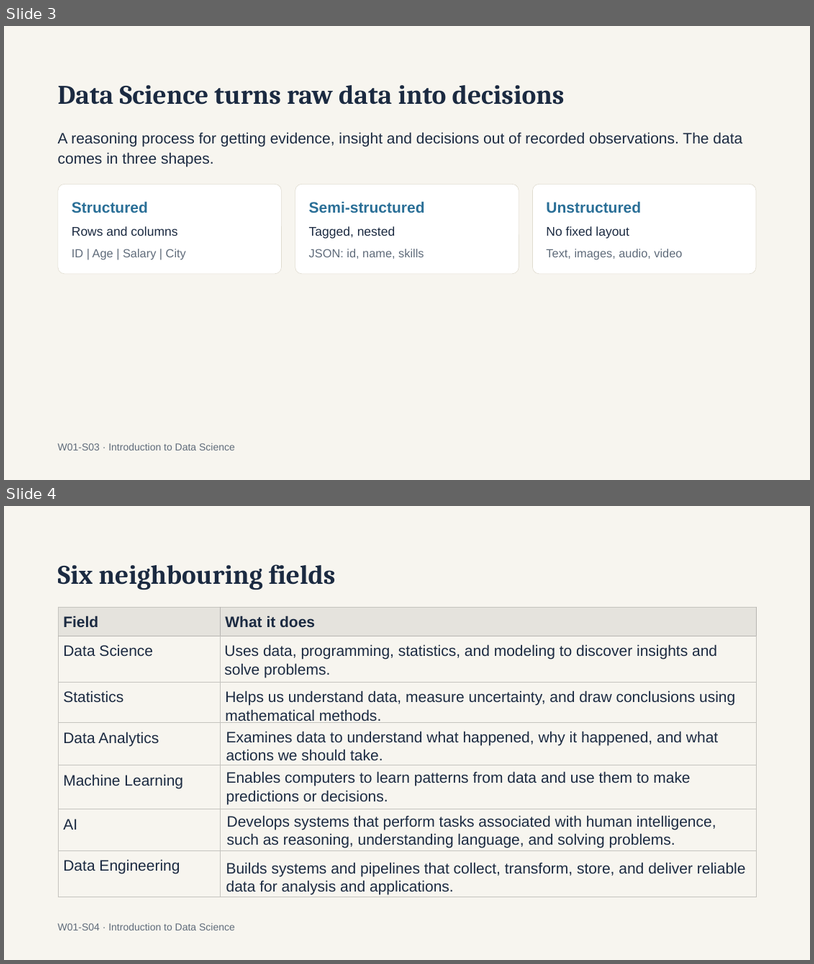
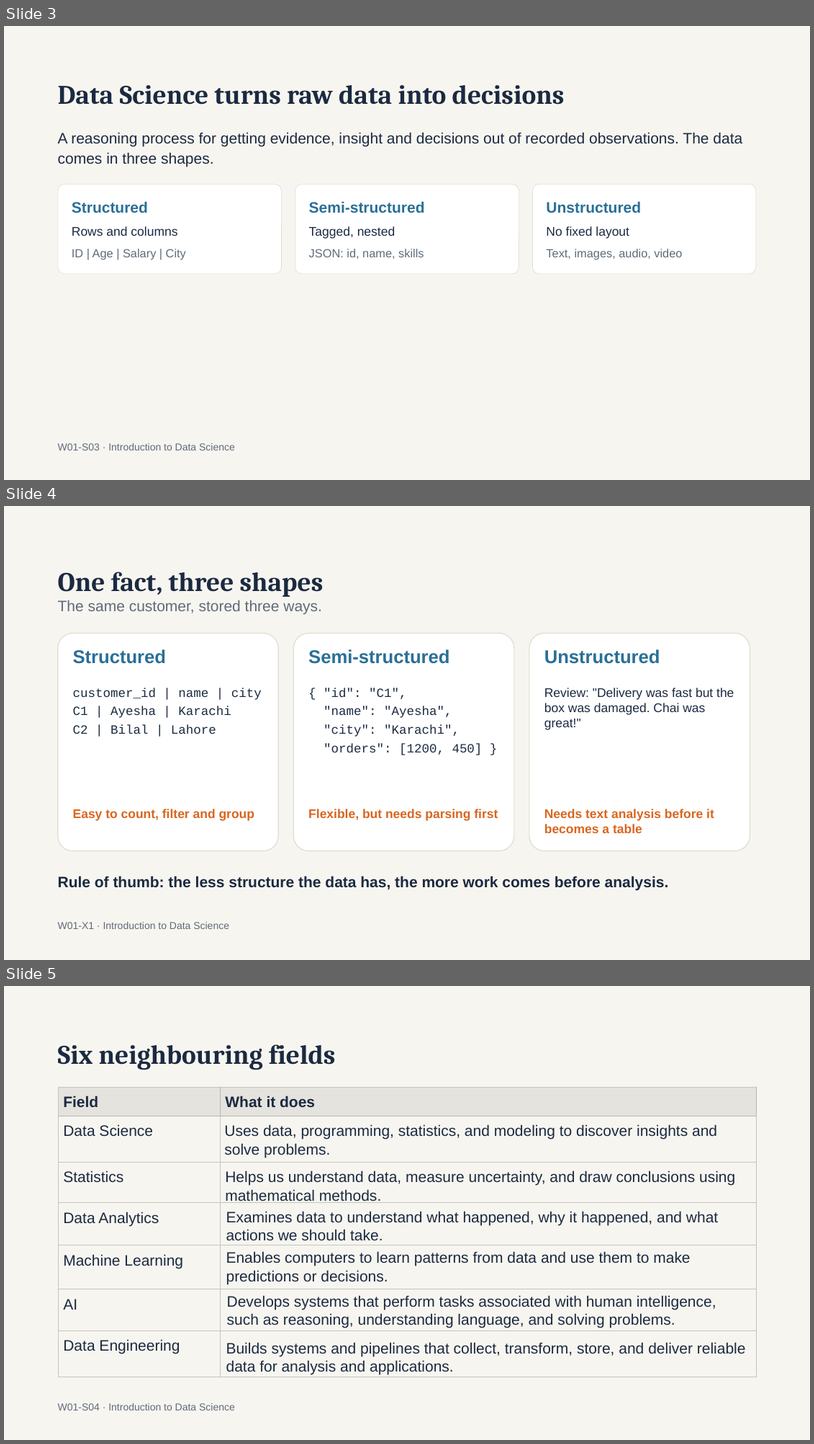
Before and after one commit to a6dulrauf/introduction-to-data-science-fall26, a slide deck: week 1/Intro to Data Science — Week 1 What Is Data Science.pptx. Shown one above the other, each under a label of ours: slides 3 and 4 before the commit, slides 3, 4 and 5 after it. The pictures are 814x964 and 814x1444 pixels, drawn with LibreOffice and Linux fonts; fonts in the diff are those of the drawing. Boxes give left, top, right and bottom in pixels: in the first picture for what was removed or moved away, otherwise in the second. Text is boxed around its words. In the diff, an @@ line names an element or a change of style, - is before the commit and + after.

```diff
--- a/week 1/Intro to Data Science — Week 1 What Is Data Science.pptx
+++ b/week 1/Intro to Data Science — Week 1 What Is Data Science.pptx
@@ slide 4 added at bbox=[4, 506, 810, 960], background #F7F5EF @@
@@ title added at bbox=[58, 572, 324, 597], 32 pt, text #1B2A41, bold @@
+One fact, three shapes
@@ text added at bbox=[58, 600, 322, 615], 18 pt, text #5F6B7A @@
+The same customer, stored three ways.
@@ rounded rectangle added at bbox=[58, 633, 278, 851], fill #FFFFFF, outline #E0DCD0 1 pt @@
@@ rounded rectangle added at bbox=[293, 633, 514, 851], fill #FFFFFF, outline #E0DCD0 1 pt @@
@@ rounded rectangle added at bbox=[530, 633, 751, 851], fill #FFFFFF, outline #E0DCD0 1 pt @@
@@ text added at bbox=[73, 649, 166, 664], 22 pt, text #2A6F97, bold @@
+Structured
@@ text added at bbox=[309, 649, 450, 664], 22 pt, text #2A6F97, bold @@
+Semi-structured
@@ text added at bbox=[545, 649, 661, 664], 22 pt, text #2A6F97, bold @@
+Unstructured
@@ text added at bbox=[73, 688, 262, 734], 15 pt, text #1B2A41 @@
+customer_id | name | city
+C1 | Ayesha | Karachi
+C2 | Bilal | Lahore
@@ text added at bbox=[324, 688, 483, 755], 15 pt, text #1B2A41 @@
+{ "id": "C1",
+"name": "Ayesha",
+"city": "Karachi",
+"orders": [1200, 450] }
@@ text added at bbox=[545, 687, 734, 730], 15 pt, text #1B2A41 @@
+Review: "Delivery was fast but the box was damaged. Chai was great!"
@@ text added at bbox=[73, 808, 255, 821], 15 pt, text #D9661F, bold @@
+Easy to count, filter and group
@@ text added at bbox=[309, 808, 498, 821], 15 pt, text #D9661F, bold @@
+Flexible, but needs parsing first
@@ text added at bbox=[545, 808, 715, 833], 15 pt, text #D9661F, bold @@
+Needs text analysis before it becomes a table
@@ text added at bbox=[58, 875, 669, 890], 18 pt, text #1B2A41, bold @@
+Rule of thumb: the less structure the data has, the more work comes before analysis.
@@ text added at bbox=[58, 921, 229, 929], 12 pt, text #5F6B7A @@
+W01-X1 · Introduction to Data Science
@@ what was slide 4 is now slide 5 @@
```
Also in this commit, not shown: 2 slides changed, 7 other slides added, 3 other files.
